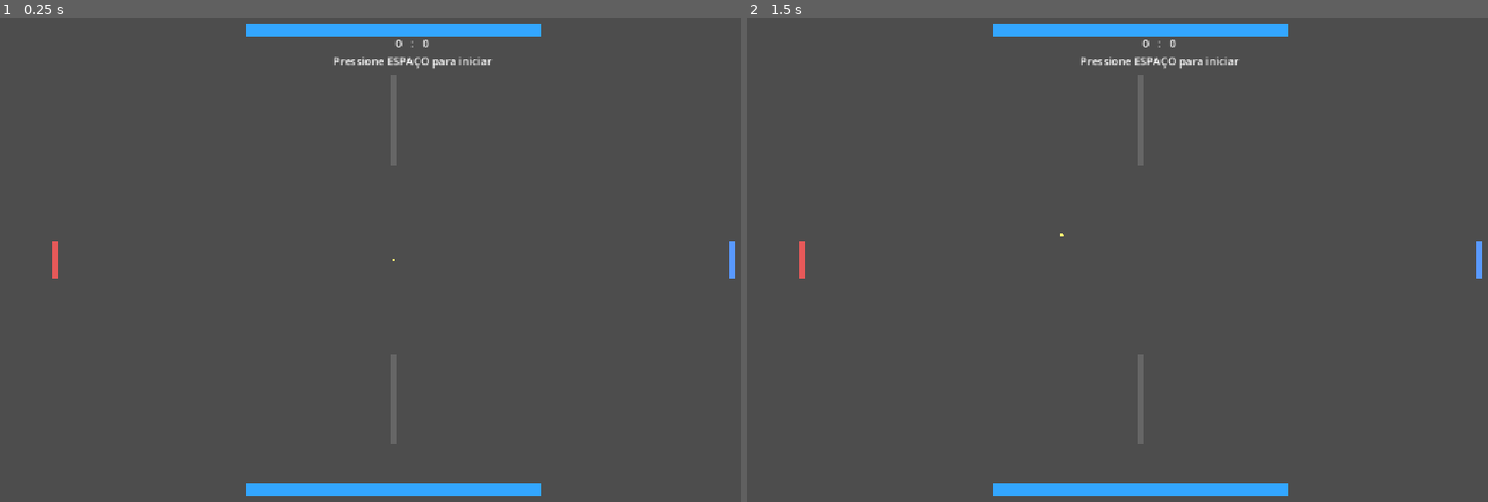
Above: before the commit, frames 1-2 (left to right).
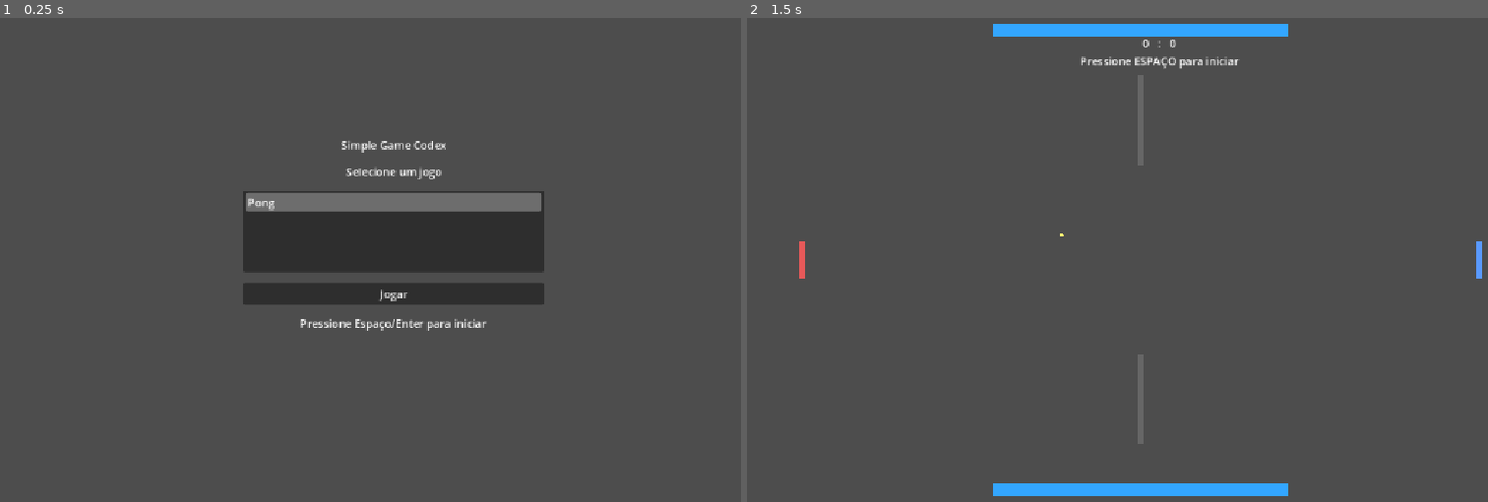
Above: after the commit, the same moments.

Repository: vmagione/Simple-games-prototypes
Game: Godot game, scene res://Scenes/Menu.tscn
Two runs of this game, one before a commit and one after it. Both use one fixed random seed, a clock stepped at 60 frames per second and the inputs below. Before the commit the project starts from res://Scenes/Main.tscn.
Inputs (mouse positions are in pixels of both pictures, inside the frame that each line leads up to):
- Up to frame 1 (0.25 s): no input
- Up to frame 2 (1.5 s): click (1139, 293) at 0.5 s, where only the run after the commit has a clickable "Jogar"; tap Space at 1.25 s; hold Enter (ui_accept) from 1.28 s (still down)

The runs differ from the first frame. In frame 1, 12% of the frame differs, in the area x 7-100%, y 1-99%; in frame 2, nothing differs.

Commit message:
Add start menu and stabilize Pong round restarts

Diff:
--- /dev/null
+++ b/Scenes/Menu.tscn
@@ -0,0 +1,54 @@
+[gd_scene load_steps=2 format=3]
+
+[ext_resource type="Script" path="res://Scripts/menu.gd" id="1_menu"]
+
+[node name="Menu" type="Control"]
+layout_mode = 3
+anchors_preset = 15
+anchor_right = 1.0
+anchor_bottom = 1.0
+grow_horizontal = 2
+grow_vertical = 2
+script = ExtResource("1_menu")
+
+[node name="MarginContainer" type="MarginContainer" parent="."]
+layout_mode = 1
+anchors_preset = 8
+anchor_left = 0.5
+anchor_top = 0.5
+anchor_right = 0.5
+anchor_bottom = 0.5
+offset_left = -220.0
+offset_top = -180.0
+offset_right = 220.0
+offset_bottom = 180.0
+
+[node name="VBoxContainer" type="VBoxContainer" parent="MarginContainer"]
+layout_mode = 2
+theme_override_constants/separation = 16
+
+[node name="Title" type="Label" parent="MarginContainer/VBoxContainer"]
+layout_mode = 2
+text = "Simple Game Codex"
+horizontal_alignment = 1
+
+[node name="Subtitle" type="Label" parent="MarginContainer/VBoxContainer"]
+layout_mode = 2
+text = "Selecione um jogo"
+horizontal_alignment = 1
+
+[node name="GameList" type="ItemList" parent="MarginContainer/VBoxContainer"]
+custom_minimum_size = Vector2(0, 120)
+layout_mode = 2
+select_mode = 0
+
+[node name="PlayButton" type="Button" parent="MarginContainer/VBoxContainer"]
+layout_mode = 2
+text = "Jogar"
+
+[node name="Hint" type="Label" parent="MarginContainer/VBoxContainer"]
+layout_mode = 2
+text = "Pressione Espaço/Enter para iniciar"
+horizontal_alignment = 1
+
+[connection signal="pressed" from="MarginContainer/VBoxContainer/PlayButton" to="." method="_on_play_button_pressed"]
--- a/Scripts/ball.gd
+++ b/Scripts/ball.gd
@@ -39,6 +39,8 @@
 	_current_speed = serve_speed
 	_active_contacts.clear()
 	_is_in_play = false
+	visible = true
+	freeze = not launch
 	sleeping = false
 
 	if launch:
@@ -48,6 +50,7 @@
 	return _is_in_play and linear_velocity.length() > 0.001
 
 func _launch(direction: float) -> void:
+	freeze = false
 	var dir := Vector2(direction, randf_range(-0.65, 0.65)).normalized()
 	linear_velocity = dir * _current_speed
 	_is_in_play = true
--- a/Scripts/game.gd
+++ b/Scripts/game.gd
@@ -23,11 +23,11 @@
 		_prepare_round(true)
 
 func _on_left_goal_body_entered(body: Node) -> void:
-	if body == ball:
+	if body == ball and ball.is_in_play():
 		_on_goal_scored(2)
 
 func _on_right_goal_body_entered(body: Node) -> void:
-	if body == ball:
+	if body == ball and ball.is_in_play():
 		_on_goal_scored(1)
 
 func _on_goal_scored(player: int) -> void:
--- /dev/null
+++ b/Scripts/menu.gd
@@ -0,0 +1,27 @@
+extends Control
+
+@onready var game_list: ItemList = $MarginContainer/VBoxContainer/GameList
+
+func _ready() -> void:
+	game_list.clear()
+	game_list.add_item("Pong")
+	game_list.select(0)
+	game_list.item_activated.connect(_on_game_activated)
+
+func _unhandled_input(event: InputEvent) -> void:
+	if event.is_action_pressed("ui_accept"):
+		_start_selected_game()
+
+func _on_play_button_pressed() -> void:
+	_start_selected_game()
+
+func _on_game_activated(_index: int) -> void:
+	_start_selected_game()
+
+func _start_selected_game() -> void:
+	var selected := game_list.get_selected_items()
+	if selected.is_empty():
+		return
+
+	if game_list.get_item_text(selected[0]) == "Pong":
+		get_tree().change_scene_to_file("res://Scenes/Main.tscn")
--- a/project.godot
+++ b/project.godot
@@ -11,7 +11,7 @@
 [application]
 
 config/name="Simple Game Codex"
-run/main_scene="res://Scenes/Main.tscn"
+run/main_scene="res://Scenes/Menu.tscn"
 config/features=PackedStringArray("4.5", "Forward Plus")
 config/icon="res://icon.svg"
 
